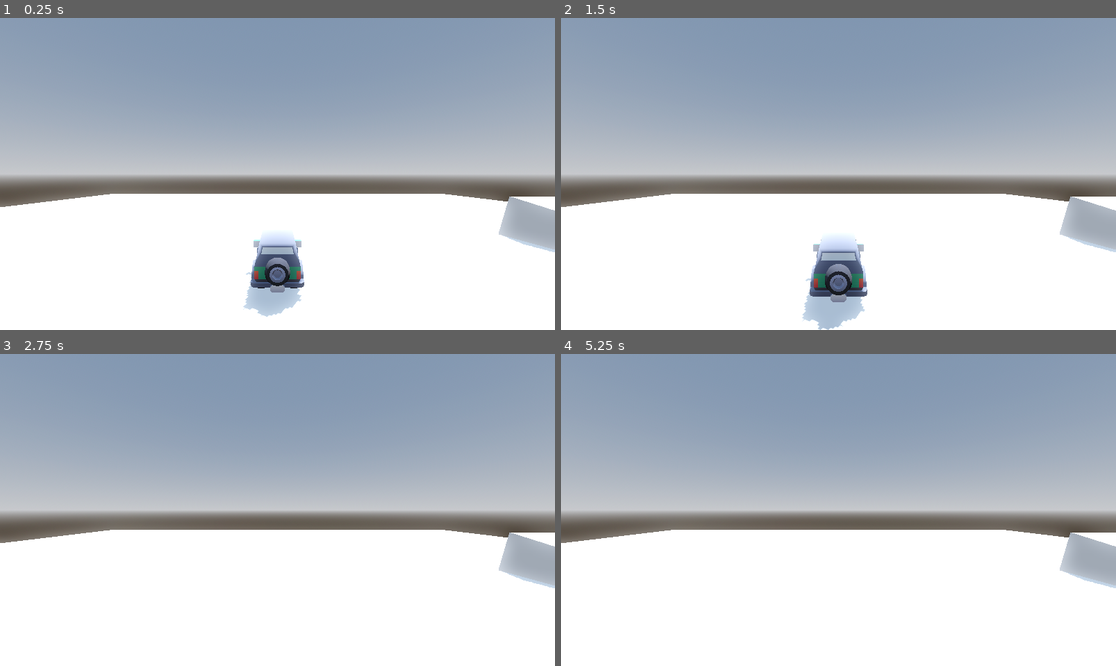
Above: before the commit, frames 1-4 (two rows, left to right).
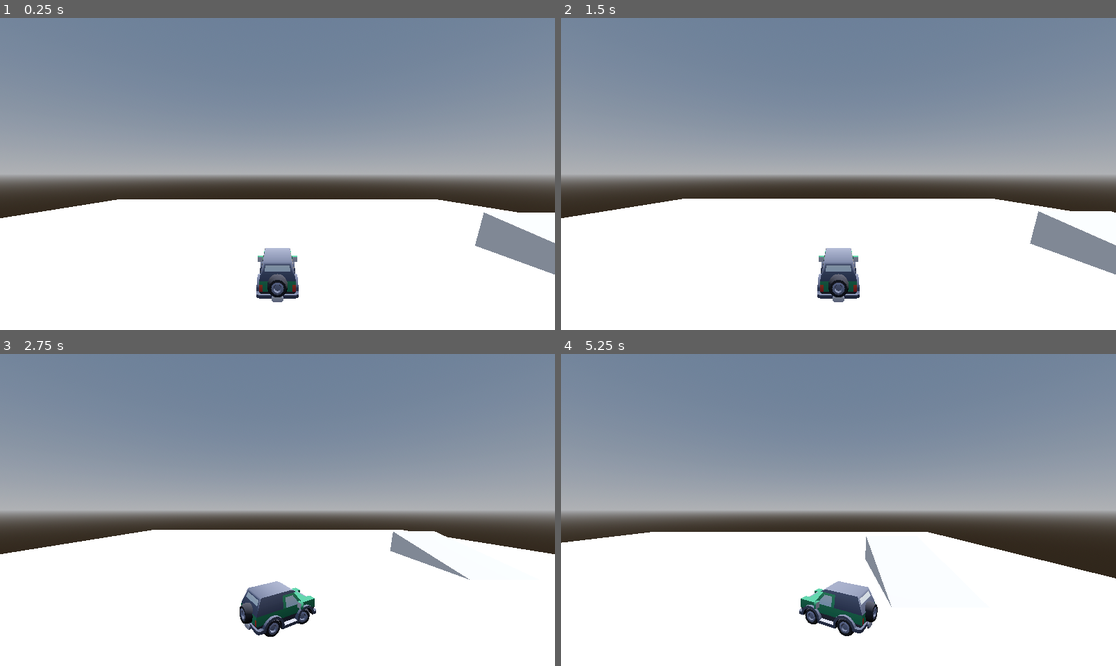
Above: after the commit, the same moments.

Repository: juhanakristian/ggj2025
Game: Godot game, scene res://scenes/player/testtrack/test_scene.tscn
Two runs of this game, one before a commit and one after it. Both use one fixed random seed, a clock stepped at 60 frames per second and the inputs below. This scene is started directly instead of the project's main scene.
Inputs (mouse positions are in pixels of both pictures, inside the frame that each line leads up to):
- Up to frame 1 (0.25 s): no input
- Up to frame 2 (1.5 s): tap Enter at 0.5 s; move the mouse to (960, 158) at 0.52 s; hold D (steer_right) 0.53-1.28 s; hold E 0.53-1.28 s; click (960, 158) at 0.67 s; tap Space at 1.25 s; move the mouse to (727, 189) at 1.27 s; hold S (brake) from 1.28 s (still down); tap Q at 1.35 s
- Up to frame 3 (2.75 s): move the mouse to (333, 441) at 2.02 s; release S (brake) at 2.03 s; hold D (steer_right) from 2.03 s (still down); hold Shift from 2.03 s (still down)
- Up to frame 4 (5.25 s): move the mouse to (810, 572) at 2.77 s; release D (steer_right) at 2.78 s; release Shift at 2.78 s; hold W (accelerate) 2.78-3.53 s; tap E at 2.85 s; click (810, 572) at 2.92 s; move the mouse to (1005, 556) at 3.52 s; hold Q 3.53-4.28 s; hold A (steer_left) 3.53-5.03 s; move the mouse to (672, 463) at 4.27 s; tap Shift at 4.35 s; move the mouse to (866, 510) at 5.02 s; hold S (brake) from 5.03 s (still down); hold E from 5.03 s (still down); click (866, 510) at 5.17 s

The runs differ from the first frame. In frame 1, 10% of the frame differs, in the area x 0-100%, y 28-96%; in frame 2, 10%, in the area x 0-100%, y 28-100%; in frame 3, 8.4%; in frame 4, 8.9%.

Commit message:
better handling

Diff:
--- a/scenes/player/player.tscn
+++ b/scenes/player/player.tscn
@@ -226,8 +226,8 @@
 [node name="Car" type="RigidBody3D"]
 collision_layer = 2
 physics_material_override = SubResource("PhysicsMaterial_6vf44")
-gravity_scale = 3.0
-angular_damp = 5.0
+gravity_scale = 6.048
+angular_damp = 6.234
 script = ExtResource("1_ms60d")
 
 [node name="CollisionShape3D" type="CollisionShape3D" parent="."]
--- /dev/null
+++ b/scenes/player/scripts/camera.gd
@@ -0,0 +1,12 @@
+extends Node
+
+@onready var car: RigidBody3D = $"../Car"
+var initial_offset: Vector3
+
+# Called when the node enters the scene tree for the first time.
+func _ready() -> void:
+	initial_offset = self.global_transform.origin - car.global_transform.origin
+
+# Called every frame. 'delta' is the elapsed time since the previous frame.
+func _process(_delta: float) -> void:
+	self.global_transform.origin = car.global_transform.origin + initial_offset
--- a/scenes/player/scripts/car.gd
+++ b/scenes/player/scripts/car.gd
@@ -19,7 +19,6 @@
 
 func _physics_process(_delta: float) -> void:
 	car_mesh.position = position + sphere_offset
-	print(ground_ray.is_colliding())
 	if ground_ray.is_colliding():
 		apply_central_force(-car_mesh.global_transform.basis.z * speed_input)
 
@@ -34,12 +33,6 @@
 	# Turn the wheels
 	right_wheel.rotation.y = turn_input
 	left_wheel.rotation.y = turn_input
-
-
-	# if linear_velocity.length() > turn_stop_limit:
-	# 	var new_basis = car_mesh.global_transform.basis.rotated(car_mesh.global_transform.basis.y, turn_input)
-	# 	car_mesh.global_transform.basis = car_mesh.global_transform.basis.slerp(new_basis, turn_speed * delta)
-	# 	car_mesh.global_transform = car_mesh.global_transform.basis.orthonormalized()
 
 	if linear_velocity.length() > turn_stop_limit:
 		var new_basis = car_mesh.global_transform.basis.rotated(car_mesh.global_transform.basis.y, turn_input)
@@ -56,5 +49,5 @@
 func align_with_y(xform, new_y):
 	xform.basis.y = new_y
 	xform.basis.x = -xform.basis.z.cross(new_y)
-#	xform.basis = xform.basis.orthonormalized()
+	xform.basis = xform.basis.orthonormalized()
 	return xform.orthonormalized()
--- a/scenes/player/testtrack/test_scene.tscn
+++ b/scenes/player/testtrack/test_scene.tscn
@@ -1,6 +1,7 @@
-[gd_scene load_steps=11 format=3 uid="uid://475pcxnrjtxc"]
+[gd_scene load_steps=14 format=3 uid="uid://475pcxnrjtxc"]
 
 [ext_resource type="PackedScene" uid="uid://qv6kfqkm3rw5" path="res://scenes/player/player.tscn" id="1_sdce0"]
+[ext_resource type="Script" path="res://scenes/player/scripts/camera.gd" id="2_4318c"]
 
 [sub_resource type="ProceduralSkyMaterial" id="ProceduralSkyMaterial_74a4f"]
 sky_horizon_color = Color(0.64625, 0.65575, 0.67075, 1)
@@ -11,6 +12,7 @@
 
 [sub_resource type="Environment" id="Environment_pk4ow"]
 background_mode = 2
+background_energy_multiplier = 0.85
 sky = SubResource("Sky_pcewp")
 tonemap_mode = 2
 glow_enabled = true
@@ -35,11 +37,14 @@
 [sub_resource type="ConcavePolygonShape3D" id="ConcavePolygonShape3D_md76x"]
 data = PackedVector3Array(-2, 1, 4, 2, 1, 4, -2, -1, 4, 2, 1, 4, 2, -1, 4, -2, -1, 4, 2, 1, -4, -2, 1, -4, 2, -1, -4, - …(284 unchanged characters)…
 
+[sub_resource type="StandardMaterial3D" id="StandardMaterial3D_5msvn"]
+
+[sub_resource type="BoxMesh" id="BoxMesh_66c8q"]
+
 [node name="TestScene" type="Node3D"]
 
 [node name="DirectionalLight3D" type="DirectionalLight3D" parent="."]
-transform = Transform3D(-0.866025, -0.433013, 0.25, 0, 0.5, 0.866025, -0.5, 0.75, -0.433013, 0, 0, 0)
-shadow_enabled = true
+transform = Transform3D(-0.866025, -0.433013, 0.25, 0, 0.5, 0.866025, -0.5, 0.75, -0.433013, 0, 15.028, 0)
 
 [node name="WorldEnvironment" type="WorldEnvironment" parent="."]
 environment = SubResource("Environment_pk4ow")
@@ -53,9 +58,6 @@
 transform = Transform3D(1, 0, 0, 0, 1, 0, 0, 0, 1, 2.08165e-12, -0.25, 2.08165e-12)
 shape = SubResource("BoxShape3D_cvbi4")
 
-[node name="Camera3D" type="Camera3D" parent="."]
-transform = Transform3D(1, 0, 0, 0, 1, 0, 0, 0, 1, 0, 3, 6)
-
 [node name="MeshInstance3D" type="MeshInstance3D" parent="."]
 transform = Transform3D(1, 0, 0, 0, 0.969923, -0.243412, 0, 0.243412, 0.969923, 13, 0, 0)
 mesh = SubResource("BoxMesh_jugg0")
@@ -66,8 +68,21 @@
 shape = SubResource("ConcavePolygonShape3D_md76x")
 
 [node name="Car" parent="." instance=ExtResource("1_sdce0")]
+steering = 20.0
+
+[node name="MeshInstance3D" parent="Car/CollisionShape3D" index="0"]
+surface_material_override/0 = SubResource("StandardMaterial3D_5msvn")
+
+[node name="MeshInstance3D2" type="MeshInstance3D" parent="Car/CollisionShape3D" index="1"]
+transform = Transform3D(1, 0, 0, 0, 1, 0, 0, 0, 1, 0, 0.760466, 0)
+visible = false
+mesh = SubResource("BoxMesh_66c8q")
 
 [node name="RayCast3D" parent="Car/CarMesh" index="1"]
 transform = Transform3D(1, 0, 0, 0, 1, 0, 0, 0, 1, 0, 0.385892, 0)
 
+[node name="Camera3D" type="Camera3D" parent="."]
+transform = Transform3D(1, 0, 0, 0, 1, 0, 0, 0, 1, 0, 3, 7.1965)
+script = ExtResource("2_4318c")
+
 [editable path="Car"]
